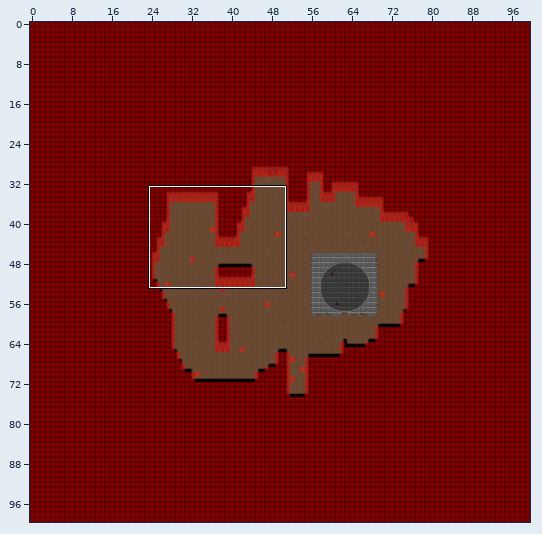
Tiled map: assets/maps/009-5.tmx. The picture above shows the old version from afar; the outline marks the close-up.
Close-up. As it was:
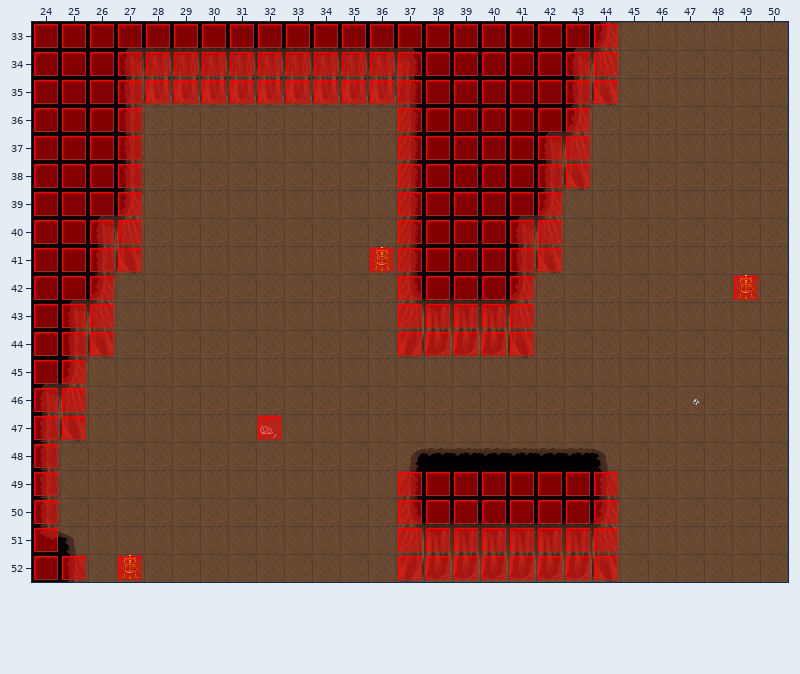
Cells are 32x32 px. Shown: x 24..50, y 33..52. The commit also changed other parts of the map, which this record leaves out.
The same view after the edit:
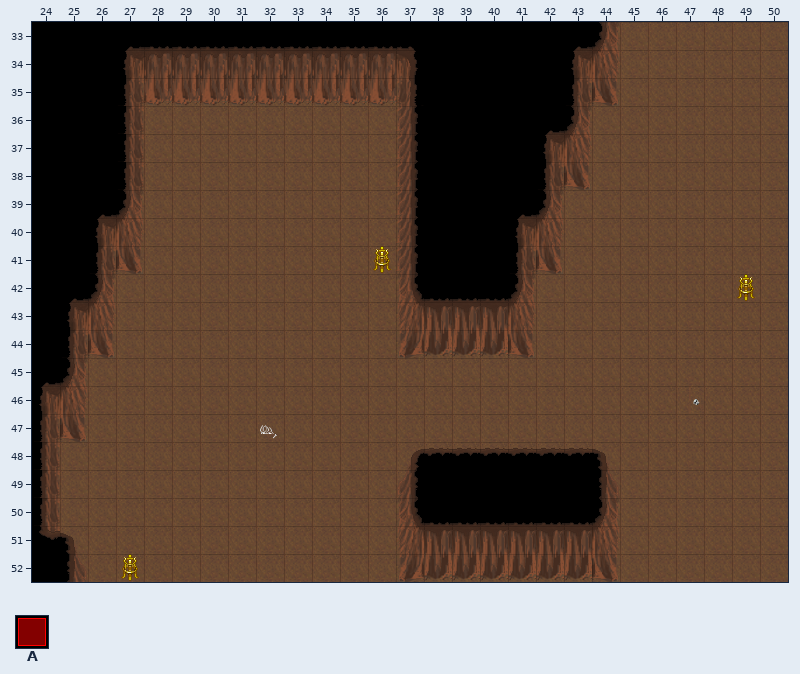
Key: from "collision": A 1.
_ is an empty cell.
Tiles replaced or removed in this view: A.
See-through tiles are keyed as they look on the map.
The edit:
Changed rows in their new state; . is an unchanged cell.
Layer "Collision" (now hidden):
first column x 24:
33 _____________________.....
34 _____________________.....
35 _____________________.....
36 ____........._______......
37 ____........._______......
38 ____........._______......
39 ____.........______.......
40 ____.........______.......
41 ____........_______.......
42 ___.........._____......._
43 ___.........._____........
44 ___.........._____........
45 __........................
46 __........................
47 __......_.................
48 _.........................
49 _............________.....
50 _............________.....
51 _............________.....
52 __._.........________.....
Changed places in both close-ups, as pixel boxes (x1, y1, x2, y2):
removed: (34, 24, 618, 580)
removed: (734, 276, 758, 300)
